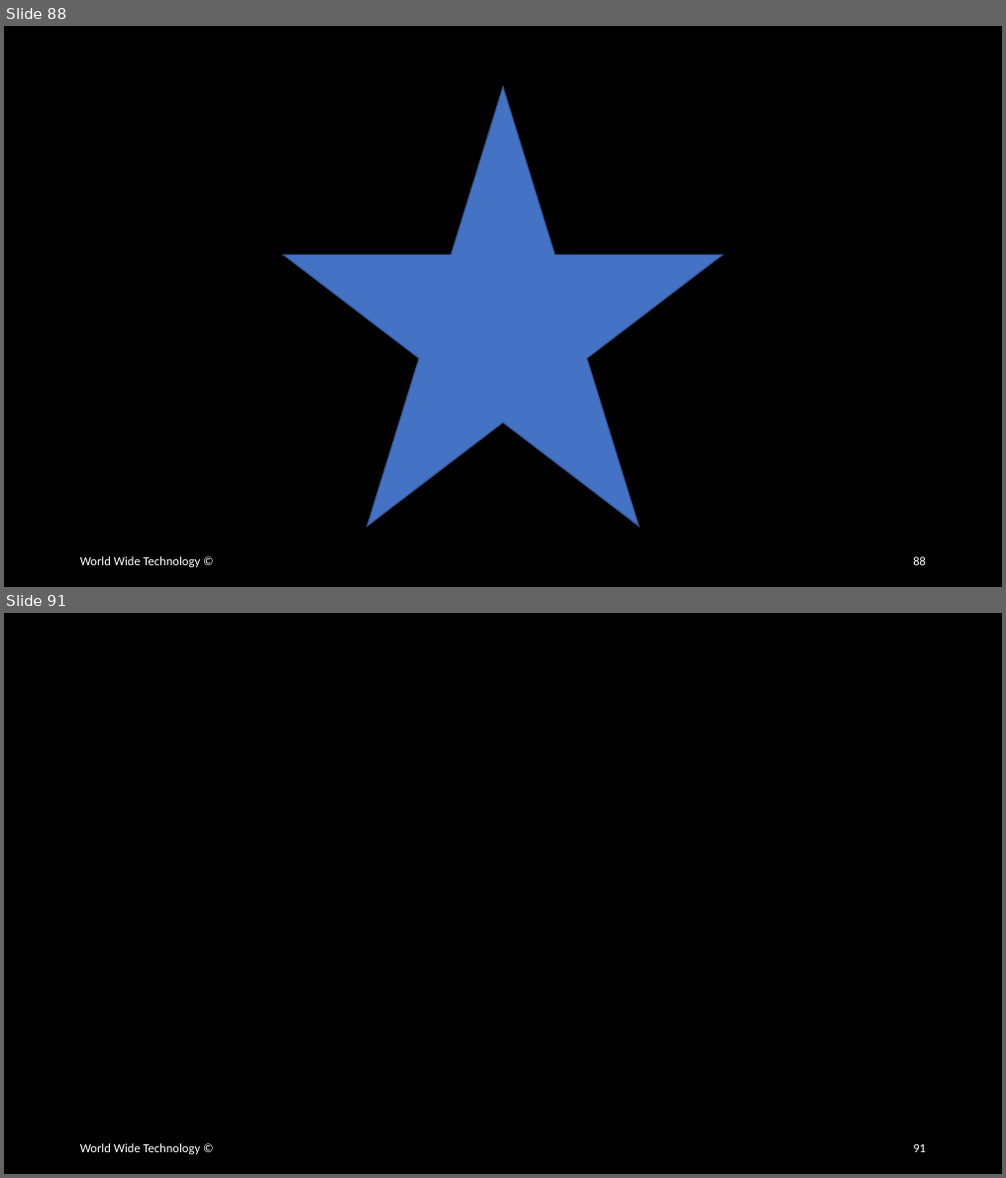
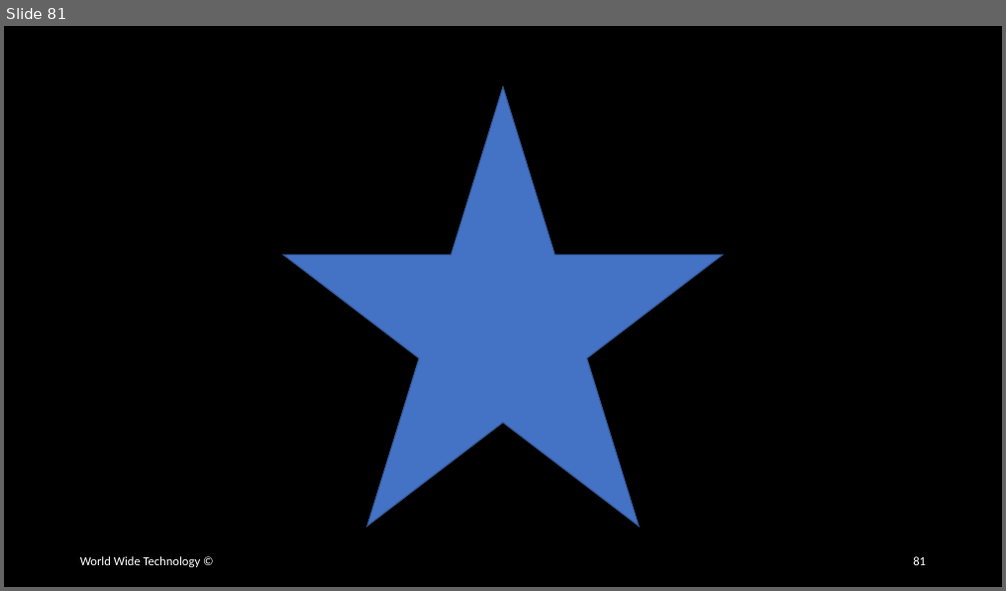
Before and after one commit to wwt/curl-requests-foundations, a slide deck: curl-requests-foundations.pptx. Shown one above the other, each under a label of ours: slides 88 and 91 before the commit, slide 81 after it; the slides between them are not shown. The pictures are 1006x1178 and 1006x591 pixels, drawn with LibreOffice and Linux fonts; fonts in the diff are those of the drawing. Boxes give left, top, right and bottom in pixels: in the first picture for what was removed or moved away, otherwise in the second. Text is boxed around its words. In the diff, an @@ line names an element or a change of style, - is before the commit and + after.

```diff
--- a/curl-requests-foundations.pptx
+++ b/curl-requests-foundations.pptx
@@ slide 91 removed at [4,613,1002,1174], background #000000 @@
@@ text removed at [80,1144,201,1155] @@
-World Wide Technology ©
@@ page number removed at [913,1145,926,1153] @@
-91
@@ what was slide 88 is now slide 81 @@
@@ page number at [913,557,926,566]: text changed @@
-88
+81
```
Also in this commit, not shown: 7 slides changed, 12 other slides removed.
